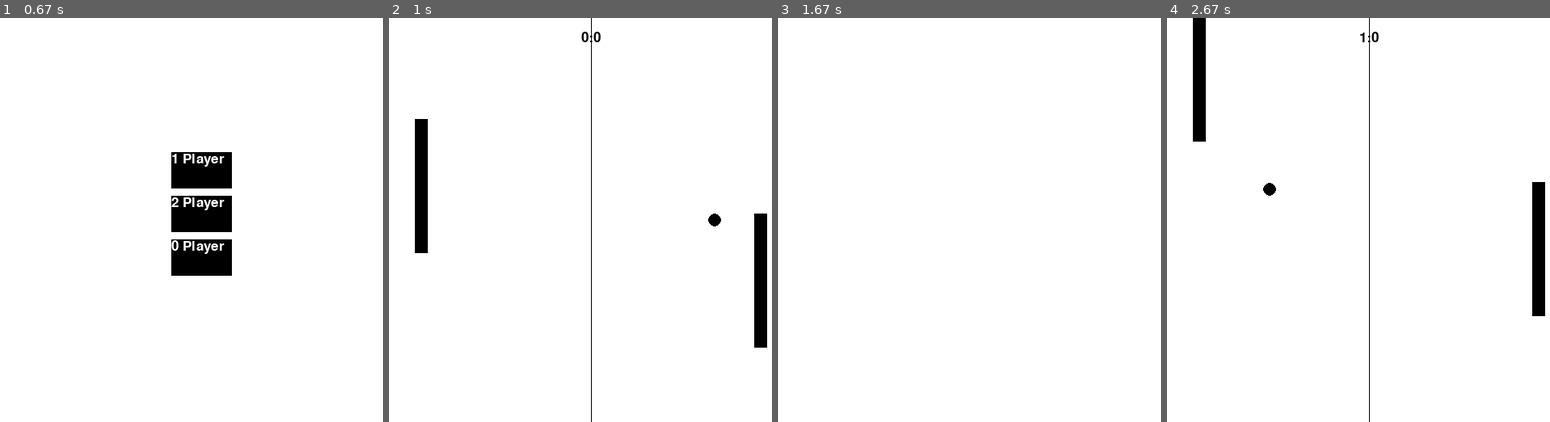
Above: before the commit, frames 1-4 (left to right).
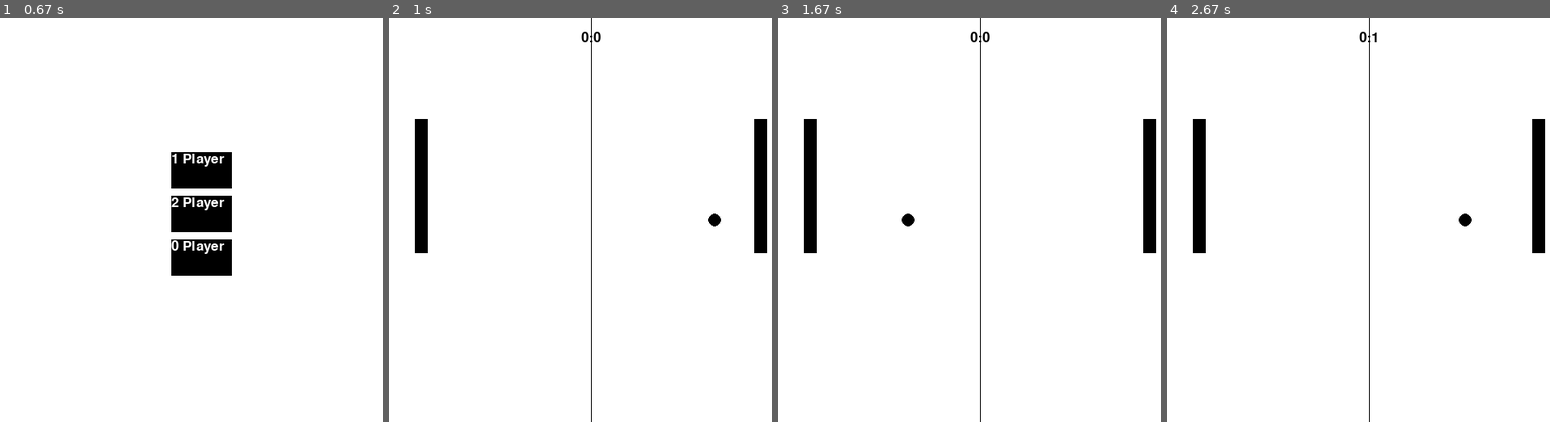
Above: after the commit, the same moments.

Repository: Chazz22/PygameTests
Game: pygame game, started from Pong.py
Two runs of this game, one before a commit and one after it. Both use one fixed random seed, a clock stepped at 60 frames per second and the inputs below.
Inputs:
- Up to frame 1 (0.67 s): click "Play" at 0.38 s
- Up to frame 2 (1 s): click "1 Player" at 0.72 s
- Up to frame 3 (1.67 s): tap S at 1 s; tap W at 1.33 s
- Up to frame 4 (2.67 s): no input

Frame 1 is identical in both runs. In frame 2, 1.6% of the frame differs, in the area x 95-99%, y 25-82%; in frame 3, 2.6%; in frame 4, 3.1%, in the area x 6-99%, y 0-74%.

Commit message:
Test commit

Diff:
--- a/Pong.py
+++ b/Pong.py
@@ -8,7 +8,7 @@
 
 ball_size = display_size // 30
 paddle_height = display_size // 3
-paddle_speed = ball_size // 1.2
+paddle_speed = ball_size / 1.5
 ball_speed = ball_size * 1.1
 button_width = int(display_size * .15)
 button_height = int(button_width * 0.6)
@@ -70,7 +70,7 @@
         self.y -= int(math.sin(self.angle) * self.speed)
 
     def reset(self):
-        ball_range = [0, math.pi]
+        ball_range = [2 * math.pi, math.pi]
         self.x = self.origin_x
         self.y = self.origin_y
         self.angle = random.choice(ball_range)
@@ -102,7 +102,7 @@
 
     def check_click(self):
         if not self.enabled:
-            return
+             return
         mouse_x = pygame.mouse.get_pos()[0]
         mouse_y = pygame.mouse.get_pos()[1]
         for button in self.buttons:
@@ -229,6 +229,7 @@
                     pygame.quit()
                     quit()
                 if event.type == pygame.MOUSEBUTTONDOWN:
+                    print(self.player_selection_menu.check_click())
                     if self.main_menu.check_click() == 'Play':
                         self.main_menu.enabled = False
                         self.player_selection_menu.enabled = True
@@ -277,12 +278,12 @@
 
             # Calculate AI
             if self.player1.is_bot:
-                if self.player1.y < self.ball.y:
+                if self.player1.y + paddle_height < self.ball.y:
                     self.player1.angle = math.pi / 2
                 elif self.player1.y > self.ball.y:
                     self.player1.angle = -math.pi / 2
             if self.player2.is_bot:
-                if self.player2.y < self.ball.y:
+                if self.player2.y + paddle_height < self.ball.y:
                     self.player2.angle = math.pi / 2
                 elif self.player2.y > self.ball.y:
                     self.player2.angle = -math.pi / 2
